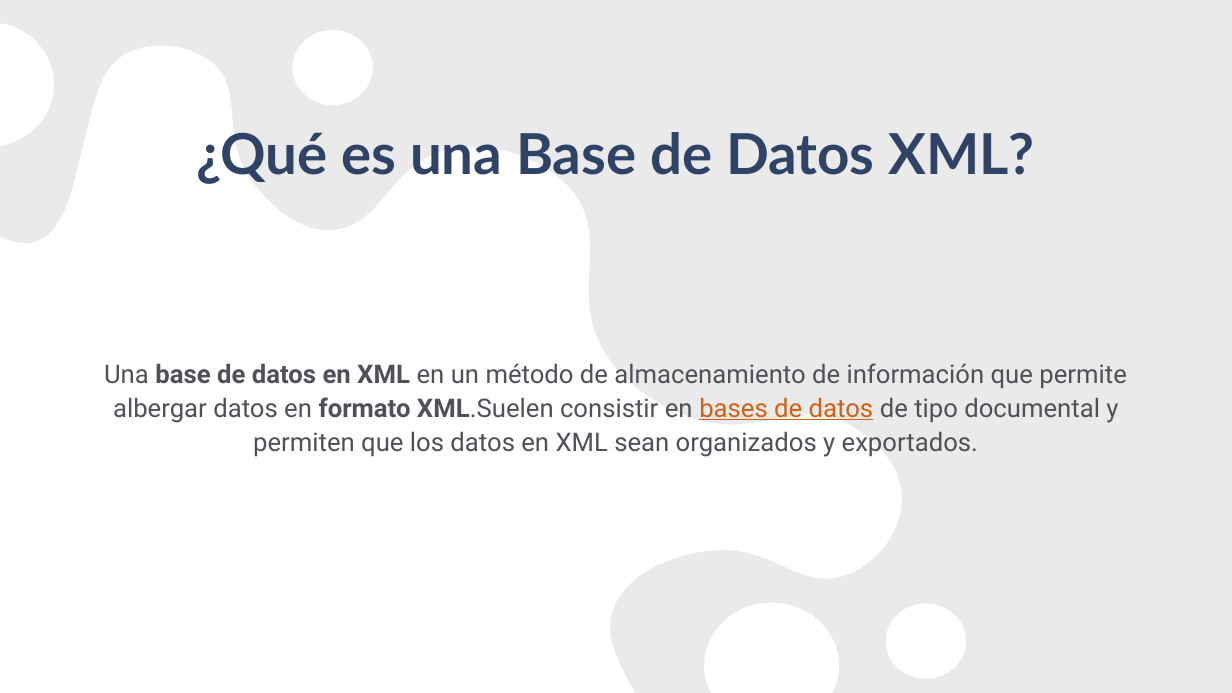
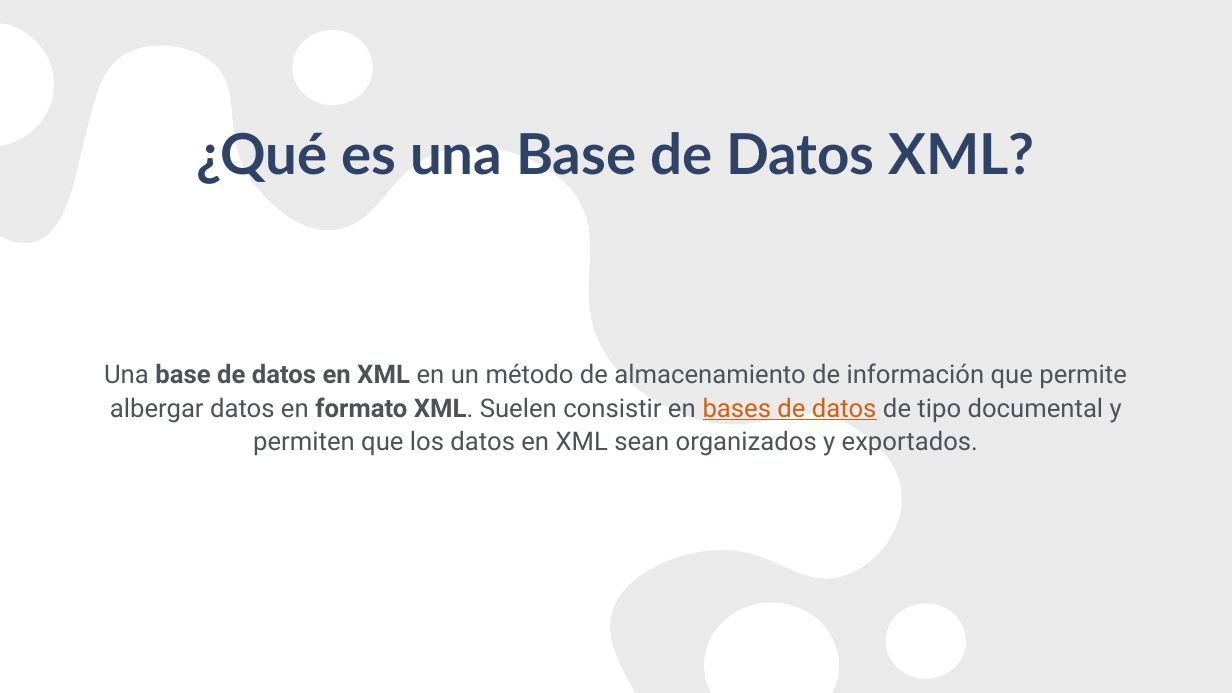
Before and after one commit to DAWEQUIPO5ENTORNOS/LengaujesE5Sprint4, a slide deck: slide 2 of P3 Story 1.pptx. Drawn at 1232x693 pixels with LibreOffice and Linux fonts; fonts in the diff are those of the drawing. Boxes give left, top, right and bottom in pixels: in the first picture for what was removed or moved away, otherwise in the second. Text is boxed around its words. In the diff, an @@ line names an element or a change of style, - is before the commit and + after.

```diff
--- a/P3 Story 1.pptx
+++ b/P3 Story 1.pptx
@@ freeform shape at box(0, 23, 967, 692): outline redrawn @@
@@ text at box(104, 363, 1127, 456): spaces changed @@
-Una base de datos en XML en un método de almacenamiento de información que permite albergar datos en formato XML.Suelen consistir en bases de datos de tipo documental y permiten que los datos en XML sean organizados y exportados.
+Una base de datos en XML en un método de almacenamiento de información que permite albergar datos en formato XML. Suelen consistir en bases de datos de tipo documental y permiten que los datos en XML sean organizados y exportados.
```
Also in this commit, not shown: 6 other slides changed, 3 other files.
